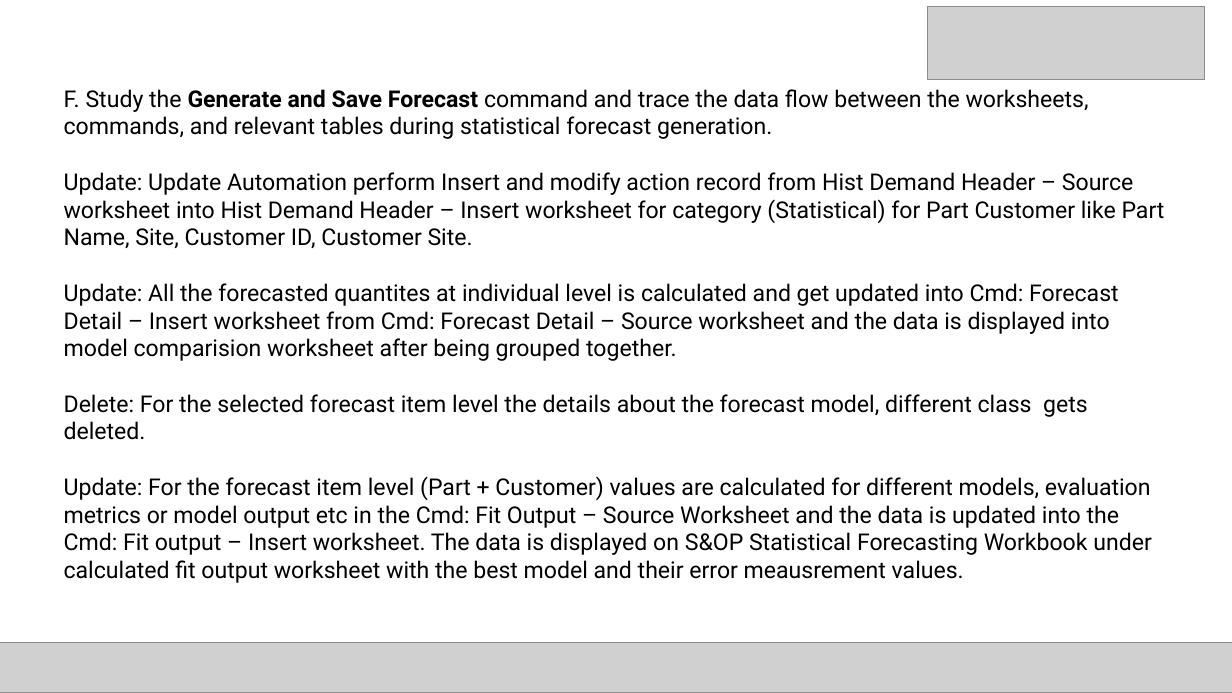
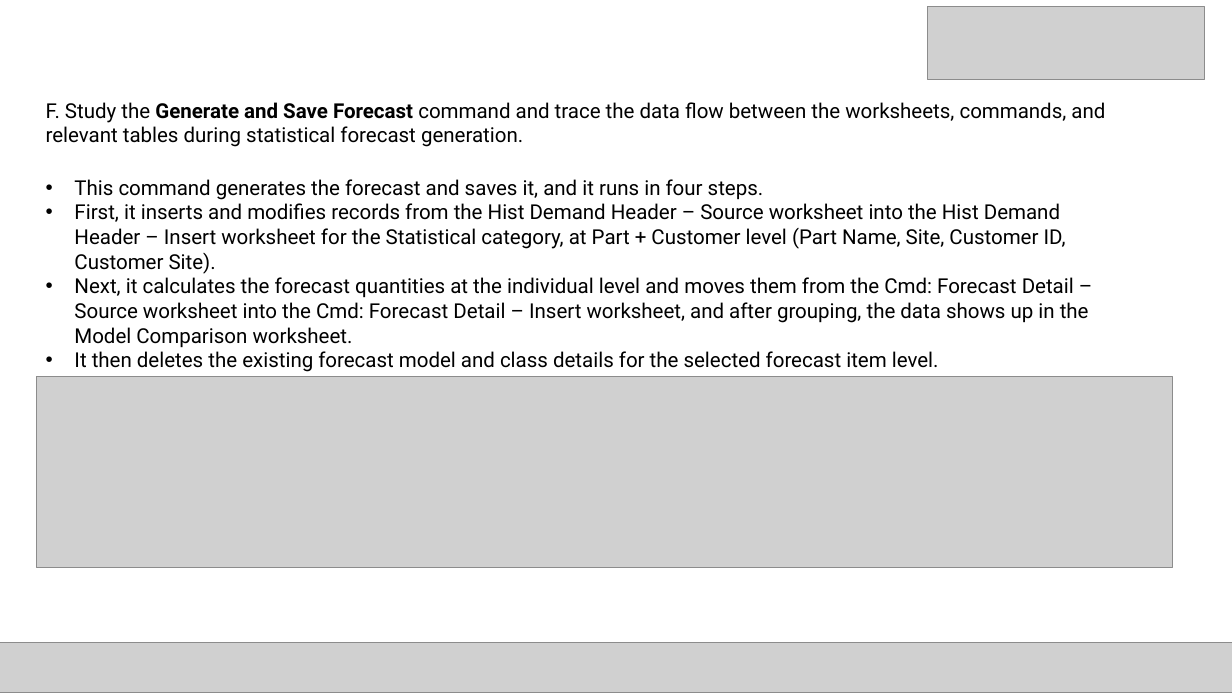
Before and after one commit to anushkundu/AI-business-report-generator, a slide deck: slide 29 of DP1 (2).pptx (slide 23 before the commit). Drawn at 1232x693 pixels with LibreOffice and Linux fonts; fonts in the diff are those of the drawing; grey boxes stand for pictures. Boxes give left, top, right and bottom in pixels: in the first picture for what was removed or moved away, otherwise in the second. Text is boxed around its words. In the diff, an @@ line names an element or a change of style, - is before the commit and + after.

```diff
--- a/DP1 (2).pptx
+++ b/DP1 (2).pptx
@@ text "F. Study the Generate and ...": place and size @@
-text "F. Study the Generate and ..." at <box>64,89,1165,583</box>
+text "F. Study the Generate and ..." at <box>46,102,1105,372</box>
@@ text at <box>46,102,1105,147</box>: size 18 to 16 pt in "F. Study the Generate and Save Forecast ..." @@
@@ text at <box>74,179,1089,372</box>: text changed; size 18 to 16 pt @@
-Update: Update Automation perform Insert and modify action record from Hist Demand Header – Source worksheet into Hist Demand Header – Insert worksheet for category (Statistical) for Part Customer like Part Name, Site, Customer ID, Customer Site.
-Update: All the forecasted quantites at individual level is calculated and get updated into Cmd: Forecast Detail – Insert worksheet from Cmd: Forecast Detail – Source worksheet and the data is displayed into model comparision worksheet after being grouped together.
-Delete: For the selected forecast item level the details about the forecast model, different class gets deleted.
-Update: For the forecast item level (Part + Customer) values are calculated for different models, evaluation metrics or model output etc in the Cmd: Fit Output – Source Worksheet and the data is updated into the Cmd: Fit output – Insert worksheet. The data is displayed on S&OP Statistical Forecasting Workbook under calculated fit output worksheet with the best model and their error meausrement values.
+• This command generates the forecast and saves it, and it runs in four steps.
+• First, it inserts and modifies records from the Hist Demand Header – Source worksheet into the Hist Demand Header – Insert worksheet for the Statistical category, at Part + Customer level (Part Name, Site, Customer ID, Customer Site).
+• Next, it calculates the forecast quantities at the individual level and moves them from the Cmd: Forecast Detail – Source worksheet into the Cmd: Forecast Detail – Insert worksheet, and after grouping, the data shows up in the Model Comparison worksheet.
+• It then deletes the existing forecast model and class details for the selected forecast item level.
@@ picture added at <box>36,376,1173,567</box> @@
```
Also in this commit, not shown: 28 other slides changed, 10 slides added, 3 slides removed.
